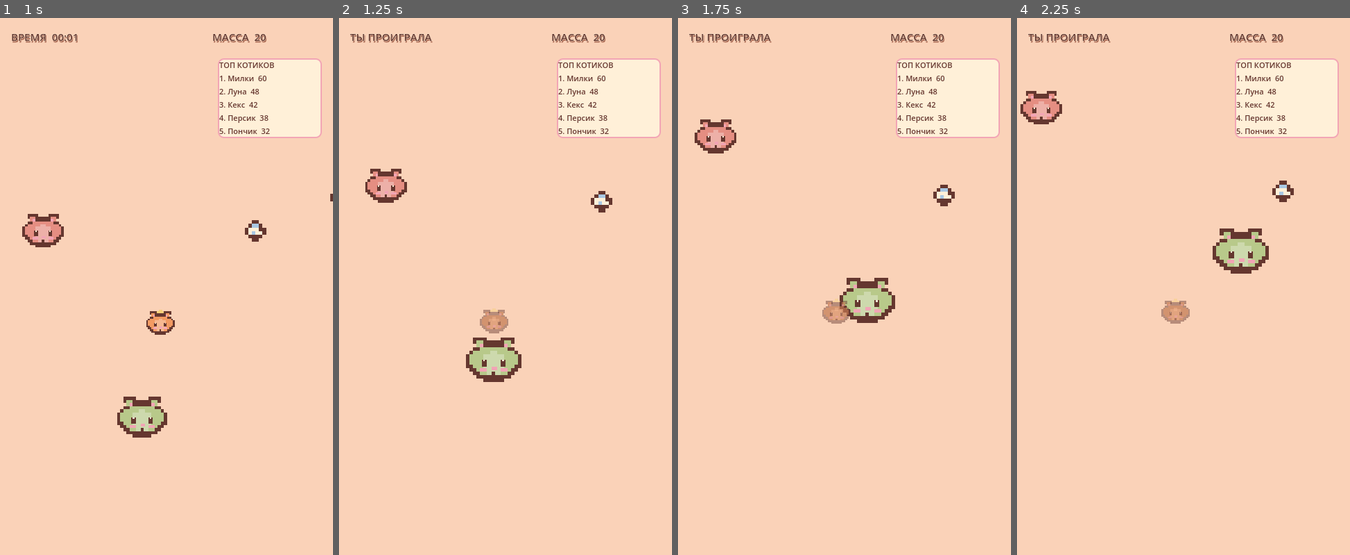
Above: before the commit, frames 1-4 (left to right).
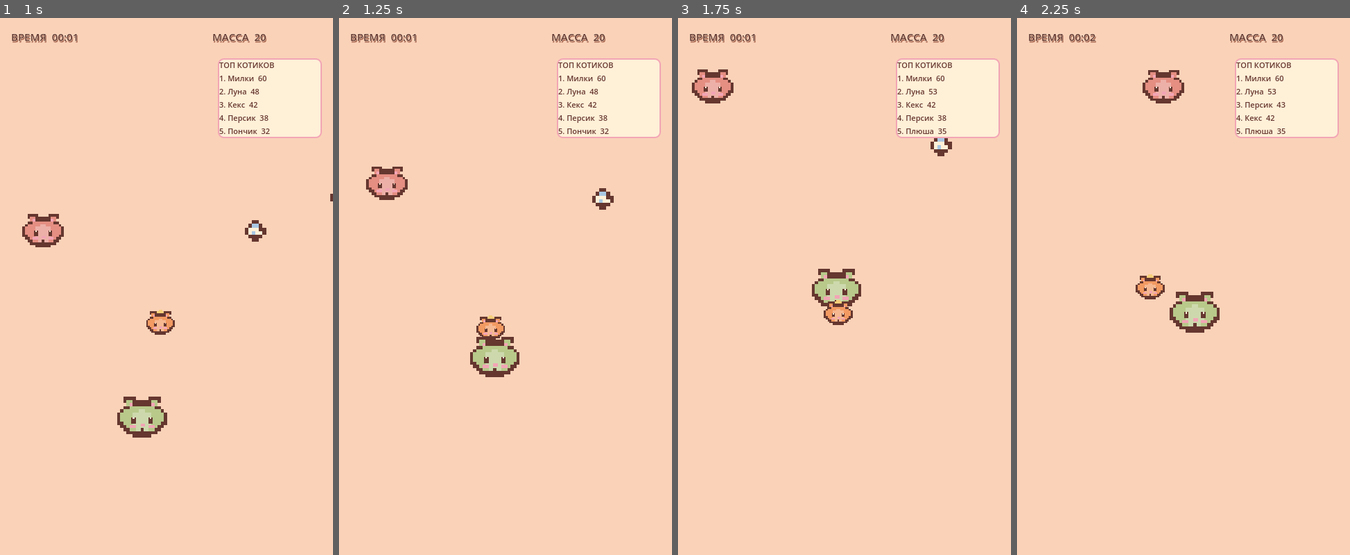
Above: after the commit, the same moments.

Repository: ArinaPig/Meown
Game: Godot game, scene res://scenes/minigames/catio/CatIO.tscn
Two runs of this game, one before a commit and one after it. Both use one fixed random seed, a clock stepped at 60 frames per second and the inputs below. The project has no main scene, so this scene is started directly.
Inputs (mouse positions are in pixels of both pictures, inside the frame that each line leads up to):
- Up to frame 1 (1 s): move the mouse to (149, 404) at 0.52 s; click (149, 404) at 0.67 s
- Up to frame 2 (1.25 s): no input
- Up to frame 3 (1.75 s): drag from (944, 377) to (834, 324) at 1.27 s
- Up to frame 4 (2.25 s): move the mouse to (1083, 211) at 2.02 s; click (1083, 211) at 2.17 s

Frame 1 is identical in both runs. In frame 2, 1.7% of the frame differs, in the area x 3-83%, y 2-68%; in frame 3, 3.7%; in frame 4, 4.3%, in the area x 1-84%, y 2-59%.

Commit message:
Add spawn protection to Cat.io

Diff:
--- a/scenes/minigames/catio/Cat.gd
+++ b/scenes/minigames/catio/Cat.gd
@@ -11,6 +11,7 @@
 var bot_target := Vector2.ZERO
 var think_timer := 0.0
 var is_eaten := false
+var spawn_protection_timer := 2.5
 
 const ARENA_LIMIT := 1000.0
 const OUTLINE := Color("#65372F")
@@ -94,6 +95,7 @@
 func _physics_process(delta: float) -> void:
 	if not can_move or is_eaten:
 		return
+	spawn_protection_timer = maxf(0.0, spawn_protection_timer - delta)
 	if not is_player:
 		_bot_think(delta)
 	var current_speed: float = maxf(85.0, base_speed / (1.0 + sqrt(mass / 100.0)))
@@ -173,6 +175,9 @@
 			area.queue_free()
 		grow(value)
 	elif area.is_in_group("cats") and area != self:
+		# Newly spawned cats cannot be eaten for a short grace period.
+		if spawn_protection_timer > 0.0 or float(area.get("spawn_protection_timer")) > 0.0:
+			return
 		if mass >= float(area.get("mass")) * 1.2 and not bool(area.get("is_eaten")):
 			var eaten_mass: float = float(area.get("mass"))
 			area.set("is_eaten", true)
